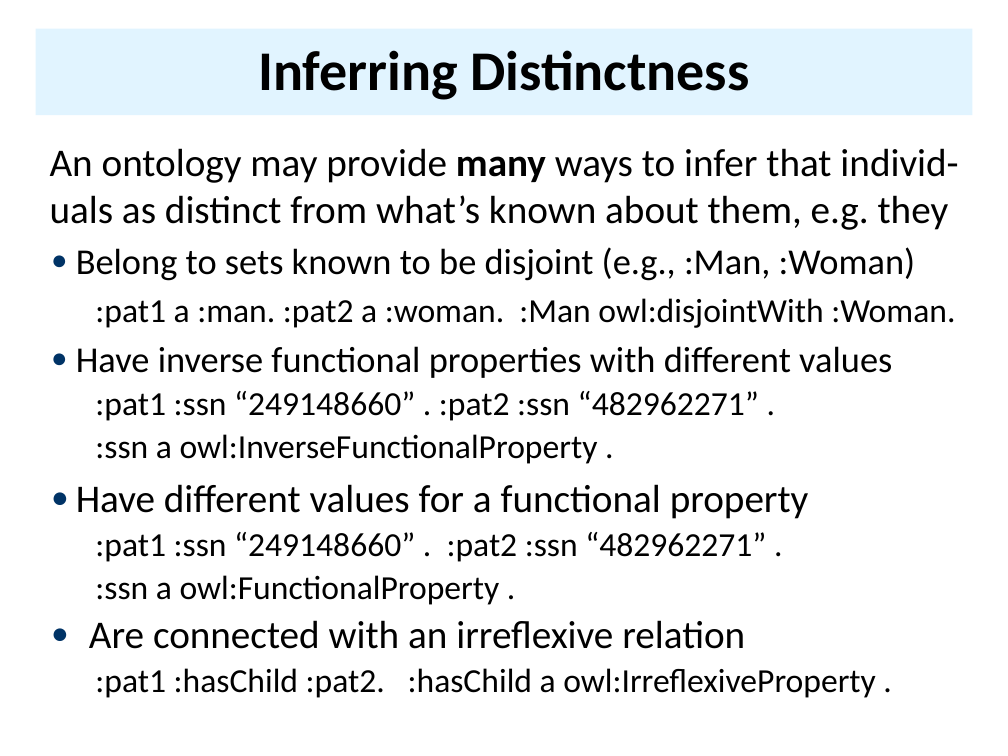
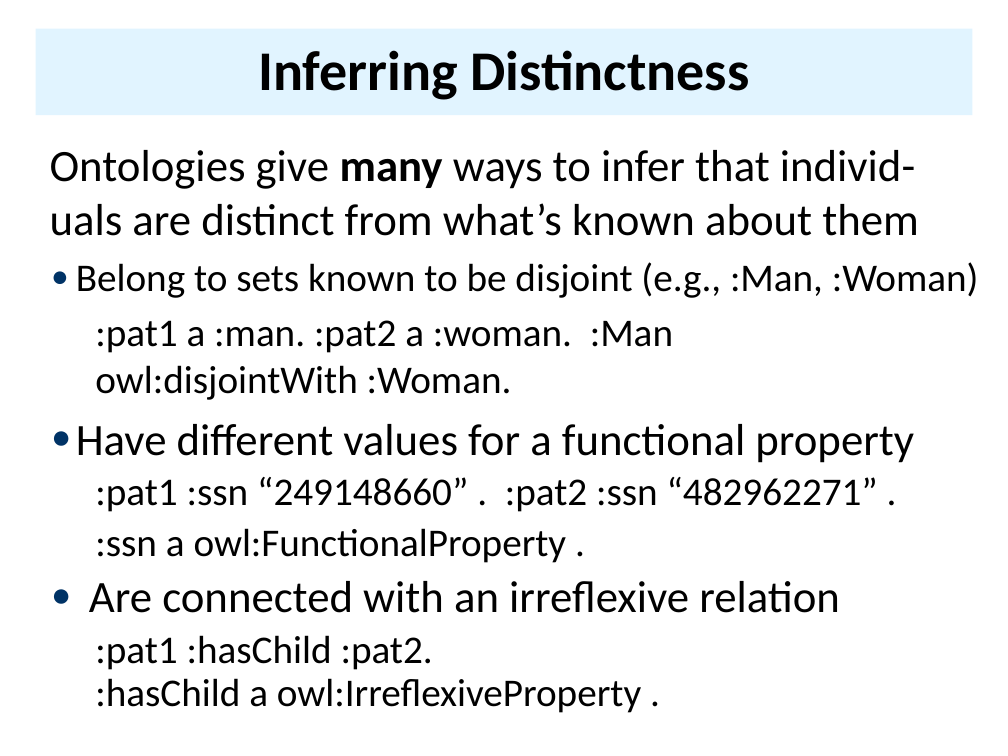
Before and after one commit to UMBC-CMSC-491-691-F19-Knowledge-Graphs/class_material, a slide deck: slide 67 of notes/07_owl/07OWL.pptx. Drawn at 1008x756 pixels with LibreOffice and Linux fonts; fonts in the diff are those of the drawing. Boxes give left, top, right and bottom in pixels: in the first picture for what was removed or moved away, otherwise in the second. Text is boxed around its words. In the diff, an @@ line names an element or a change of style, - is before the commit and + after.

```diff
--- a/notes/07_owl/07OWL.pptx
+++ b/notes/07_owl/07OWL.pptx
@@ text at (50, 150, 919, 236): text changed; size 28 to 32 pt @@
-An ontology may provide many ways to infer that individ- uals as distinct from what’s known about them, e.g. they
+Ontologies give many ways to infer that individ-uals are distinct from what’s known about them
@@ text at (76, 262, 979, 713): size 26 to 28 pt in "Belong to sets known to be disjoint ..."; size 24 to 28 pt in ":pat1 a :man. :pat2 a :woman. :Man ...", ":pat1 :ssn “249148660” . :pat2 :ssn “482962271” ...", ":ssn a owl:FunctionalProperty .", ":pat1 :hasChild :pat2. :hasChild a owl:IrreflexiveProperty ."; size 28 to 32 pt in "Have different values for a functional property", "Are connected with an irreflexive relation" @@
@@ text at (76, 346, 892, 464): paragraphs removed @@
-● Have inverse functional properties with different values
-  :pat1 :ssn “249148660” . :pat2 :ssn “482962271” .
-  :ssn a owl:InverseFunctionalProperty .
```
Also in this commit, not shown: 4 other slides changed, 3 other files.
